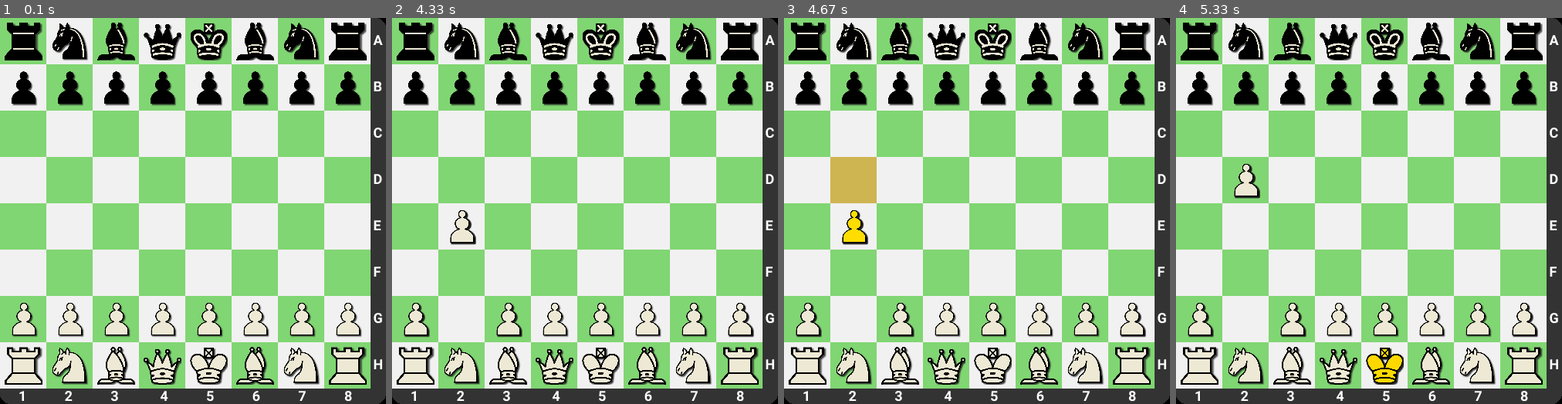
Above: before the commit, frames 1-4 (left to right).
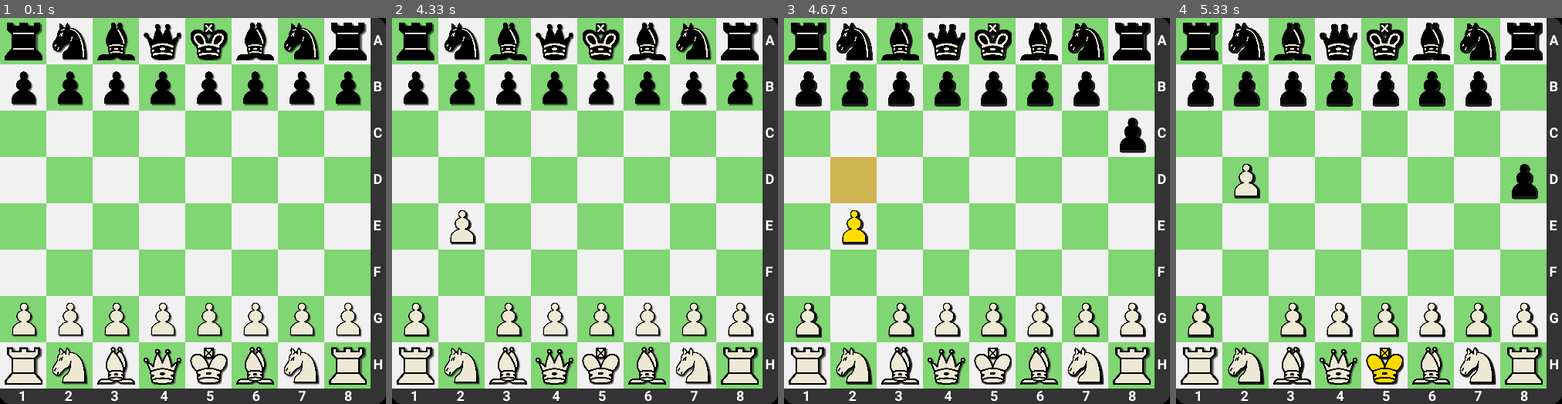
Above: after the commit, the same moments.

Repository: Zamp98-zz/chessPygame
Game: pygame game, started from main.py
Same seed, same stepped clock (60 frames per second), same inputs: the game is played once before the commit and once after it.
Inputs (mouse positions are in pixels of both pictures, inside the frame that each line leads up to):
- Up to frame 1 (0.1 s): no input
- Up to frame 2 (4.33 s): click (585, 211) at 0.38 s; click (519, 299) at 0.72 s; click (484, 330) at 1.05 s; click (453, 303) at 1.38 s; click (685, 68) at 1.72 s; click (727, 342) at 2.05 s; click (619, 110) at 2.38 s; click (415, 319) at 2.72 s; click (650, 346) at 3.05 s; click (446, 303) at 3.95 s; click (469, 226) at 4.28 s
- Up to frame 3 (4.67 s): click (853, 226) at 4.62 s
- Up to frame 4 (5.33 s): click (1237, 199) at 4.95 s; click (1361, 346) at 5.28 s

Frames 1-2 are identical in both runs. In frame 3, 3.2% of the frame differs, in the area x 1-95%, y 1-95%; in frame 4, 3.3%.

Commit message:
enemy movement made

Diff:
--- a/main.py
+++ b/main.py
@@ -43,6 +43,8 @@
 
 
 pieceSelected = False
+player = "white"
+trans_table = dict()
 
 # main loop
 while running:
@@ -52,53 +54,101 @@
         if event.type == pygame.QUIT:
             # change the value to False, to exit the main loop
             running = False
-        if event.type == pygame.MOUSEBUTTONDOWN and not pieceSelected:
-            # Set the x, y positions of the mouse click
-            x, y = event.pos
-            clickedSprites = [
-                s for s in sprites if s.rect.collidepoint(event.pos)]
-            if(len(clickedSprites) > 0) and clickedSprites[0].color == "white":
-                if not clickedSprites[0].highlighted:
-                    clickedSprites[0].sethighlighted()
 
-                for s in sprites:  # allow only one highlighted
-                    if s != clickedSprites[0] and s.highlighted:
-                        s.unsethighlighted()
-                        Rects = set()
+        if player == "white":
+            if event.type == pygame.MOUSEBUTTONDOWN and not pieceSelected:
+                # Set the x, y positions of the mouse click
+                x, y = event.pos
+                clickedSprites = [
+                    s for s in sprites if s.rect.collidepoint(event.pos)]
+                if(len(clickedSprites) > 0) and clickedSprites[0].color == "white":
+                    if not clickedSprites[0].highlighted:
+                        clickedSprites[0].sethighlighted()
 
-                pieceMoves = clickedSprites[0].genLegalMoves(board)
-                pieceSelected = True
+                    for s in sprites:  # allow only one highlighted
+                        if s != clickedSprites[0] and s.highlighted:
+                            s.unsethighlighted()
+                            Rects = set()
 
-                for move in pieceMoves:
-                    movementRect = MovementRect(move[0], move[1], screen)
-                    Rects.add(movementRect)
+                    pieceMoves = clickedSprites[0].genLegalMoves(board)
+                    pieceSelected = True
 
-        elif event.type == pygame.MOUSEBUTTONDOWN and pieceSelected:
-            tile = tileSelected()
-            pieceSelected = False
-            Rects = set()
+                    for move in pieceMoves:
+                        movementRect = MovementRect(move[0], move[1], screen)
+                        Rects.add(movementRect)
 
-            if tile in pieceMoves:
-                oldx = clickedSprites[0].x
-                oldy = clickedSprites[0].y
-                dest = board.array[tile[0]][tile[1]]
+            elif event.type == pygame.MOUSEBUTTONDOWN and pieceSelected:
+                tile = tileSelected()
+                pieceSelected = False
+                Rects = set()
 
-                piecePromotion = board.movePiece(
-                    clickedSprites[0], tile[0], tile[1])
+                if tile in pieceMoves:
+                    oldx = clickedSprites[0].x
+                    oldy = clickedSprites[0].y
+                    dest = board.array[tile[0]][tile[1]]
 
-                if piecePromotion:
-                    allSpritesList.add(piecePromotion[0])
-                    sprites.append(piecePromotion[0])
-                    allSpritesList.remove(piecePromotion[1])
-                    sprites.remove(piecePromotion[1])
+                    piecePromotion = board.movePiece(
+                        clickedSprites[0], tile[0], tile[1])
+
+                    if piecePromotion:
+                        allSpritesList.add(piecePromotion[0])
+                        sprites.append(piecePromotion[0])
+                        allSpritesList.remove(piecePromotion[1])
+                        sprites.remove(piecePromotion[1])
+
+                    if dest:
+                        allSpritesList.remove(dest)
+                        sprites.remove(dest)
+
+                    player = 'black'
+
+                elif (clickedSprites[0].y, clickedSprites[0].x) == tile:
+                    clickedSprites[0].unsethighlighted()
+                    selected = False
+
+        elif player == 'black':
+            # get a move from the minimax/alphabeta algorithm, at a search depth of 3
+            value, move = minimax(board, 3, float(
+                "-inf"), float("inf"), True, trans_table)
+
+            # this indicates an AI in checkmate; it has no possible moves
+            if value == float("-inf") and move == 0:
+                player = 'white'
+                print(value)
+
+            # perform the AI's move
+            else:
+                start = move[0]
+                end = move[1]
+                piece = board.array[start[0]][start[1]]
+                dest = board.array[end[0]][end[1]]
+
+                # deal with a possible pawn promotion, the same way it is dealt
+                # above for the player
+                pawn_promotion = board.movePiece(piece, end[0], end[1])
+                if pawn_promotion:
+                    allSpritesList.add(pawn_promotion[0])
+                    sprites.append(pawn_promotion[0])
+                    allSpritesList.remove(pawn_promotion[1])
+                    sprites.remove(pawn_promotion[1])
 
                 if dest:
                     allSpritesList.remove(dest)
                     sprites.remove(dest)
+                    board.score += board.pieceValues[type(dest)]
 
-            elif (clickedSprites[0].y, clickedSprites[0].x) == tile:
-                clickedSprites[0].unsethighlighted()
-                selected = False
+                player = 'white'
+                # check to see if the player is now in check, as a result of the
+                # AI's move
+                attacked = generatePossibleMoves(board, "black", True)
+                if (board.whiteKing.y, board.whiteKing.x) in attacked:
+                    checkWhite = True
+                else:
+                    checkWhite = False
+
+            if value == float("inf"):
+                print("Player checkmate")
+                player = 'black'
 
     allSpritesList = pygame.sprite.Group()
     sprites = [piece for row in board.array for piece in row if piece]
--- a/modules/oponent.py
+++ b/modules/oponent.py
@@ -38,7 +38,7 @@
 
     if maximizing:
         bestValue = float("-inf")
-        blackMoves = generatePossibleMoves(board, "b")
+        blackMoves = generatePossibleMoves(board, "black")
 
         for start, moveSet in blackMoves.items():
             for end in moveSet:
@@ -48,7 +48,7 @@
 
                 pawnPromotion = board.movePiece(piece, end[0], end[1], False)
 
-                attacked = generatePossibleMoves(board, "w", True)
+                attacked = generatePossibleMoves(board, "white", True)
                 if (board.blackKing.y, board.blackKing.x) in attacked:
                     board.movePiece(piece, start[0], start[1], False, True)
                     board.array[end[0]][end[1]] = dest
@@ -57,7 +57,7 @@
                     continue
 
                 if dest != None:
-                    board.score += board.pieceValueDict[type(dest)]
+                    board.score += board.pieceValues[type(dest)]
 
                 v, __ = minimax(board, depth - 1, alpha, beta, False, lastMove)
 
@@ -68,7 +68,7 @@
                     board.score -= 9
 
                 if dest != None:
-                    board.score -= board.pieceValueDict[type(dest)]
+                    board.score -= board.pieceValues[type(dest)]
 
                 if v >= bestValue:
                     move = (start, (end[0], end[1]))
@@ -85,7 +85,7 @@
 
     else:
         bestValue = float("inf")
-        whiteMoves = generatePossibleMoves(board, "w")
+        whiteMoves = generatePossibleMoves(board, "white")
 
         for start, moveSet in whiteMoves.items():
             for end in moveSet:
@@ -94,7 +94,7 @@
                 dest = board.array[end[0]][end[1]]
                 pawnPromotion = board.movePiece(piece, end[0], end[1], False)
 
-                attacked = generatePossibleMoves(board, "b", True)
+                attacked = generatePossibleMoves(board, "black", True)
                 if (board.whiteKing.y, board.whiteKing.x) in attacked:
                     board.movePiece(piece, start[0], start[1], False, True)
                     board.array[end[0]][end[1]] = dest
@@ -103,7 +103,7 @@
                     continue
 
                 if dest != None:
-                    board.score -= board.pieceValueDict[type(dest)]
+                    board.score -= board.pieceValues[type(dest)]
 
                 v, __ = minimax(board, depth - 1, alpha, beta, True, lastMove)
 
@@ -115,7 +115,7 @@
                 if pawnPromotion:
                     board.score += 9
                 if dest != None:
-                    board.score += board.pieceValueDict[type(dest)]
+                    board.score += board.pieceValues[type(dest)]
 
                 if beta <= alpha:
                     return bestValue, 0
